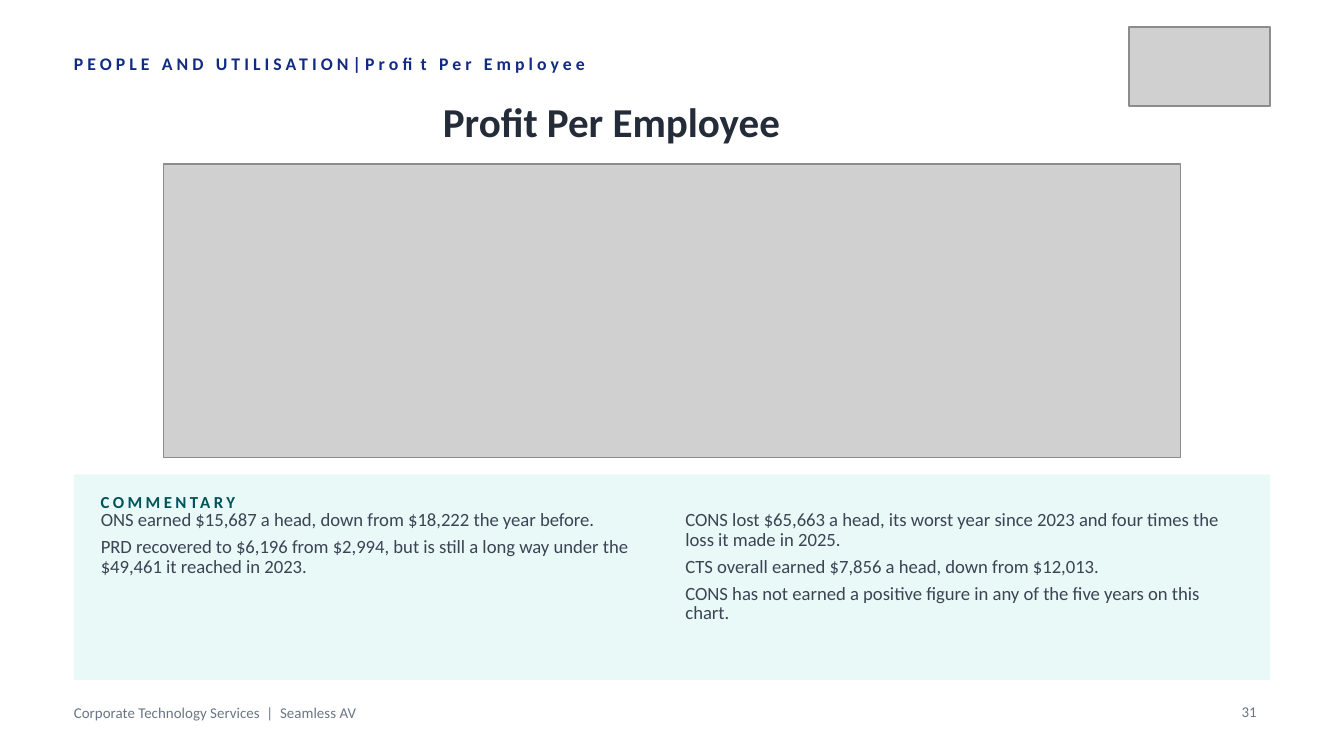
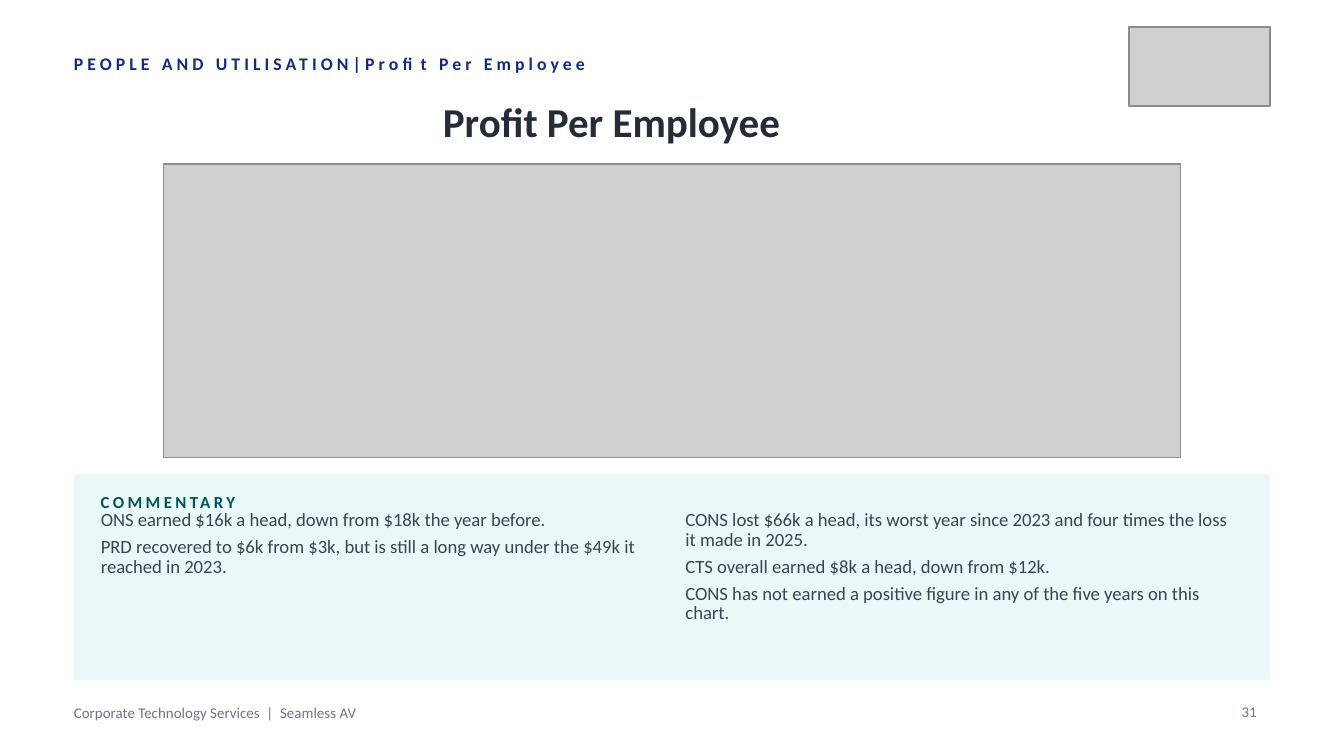
Before and after one commit to WesleyNelson-O33/Claude, a slide deck: slide 31 of deck/CTS Quarterly Business Review - Q1 FY2027.pptx. Drawn at 1344x756 pixels with LibreOffice and Linux fonts; fonts in the diff are those of the drawing; grey boxes stand for pictures. Boxes give left, top, right and bottom in pixels: in the first picture for what was removed or moved away, otherwise in the second. Text is boxed around its words. In the diff, an @@ line names an element or a change of style, - is before the commit and + after.

```diff
--- a/deck/CTS Quarterly Business Review - Q1 FY2027.pptx
+++ b/deck/CTS Quarterly Business Review - Q1 FY2027.pptx
@@ text at bbox=[101, 513, 635, 573]: text changed @@
-ONS earned $15,687 a head, down from $18,222 the year before.
-PRD recovered to $6,196 from $2,994, but is still a long way under the $49,461 it reached in 2023.
+ONS earned $16k a head, down from $18k the year before.
+PRD recovered to $6k from $3k, but is still a long way under the $49k it reached in 2023.
@@ text at bbox=[685, 513, 1227, 575]: text changed @@
-CONS lost $65,663 a head, its worst year since 2023 and four times the loss it made in 2025.
-CTS overall earned $7,856 a head, down from $12,013.
+CONS lost $66k a head, its worst year since 2023 and four times the loss it made in 2025.
+CTS overall earned $8k a head, down from $12k.
```
Also in this commit, not shown: 11 other slides changed, 4 other files.
